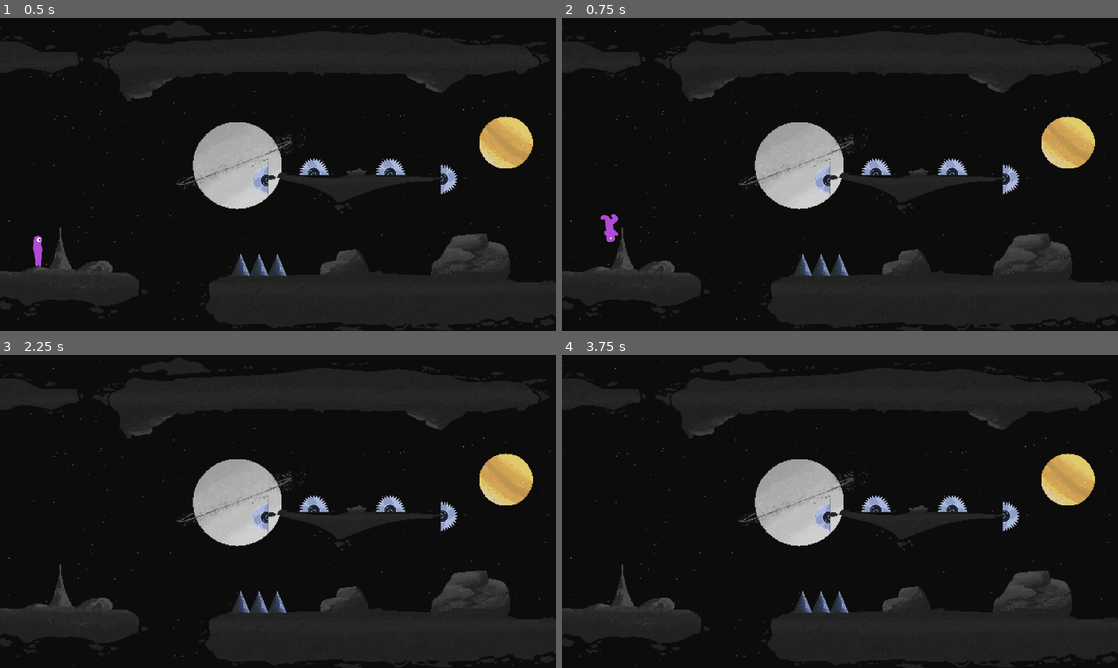
Above: before the commit, frames 1-4 (two rows, left to right).
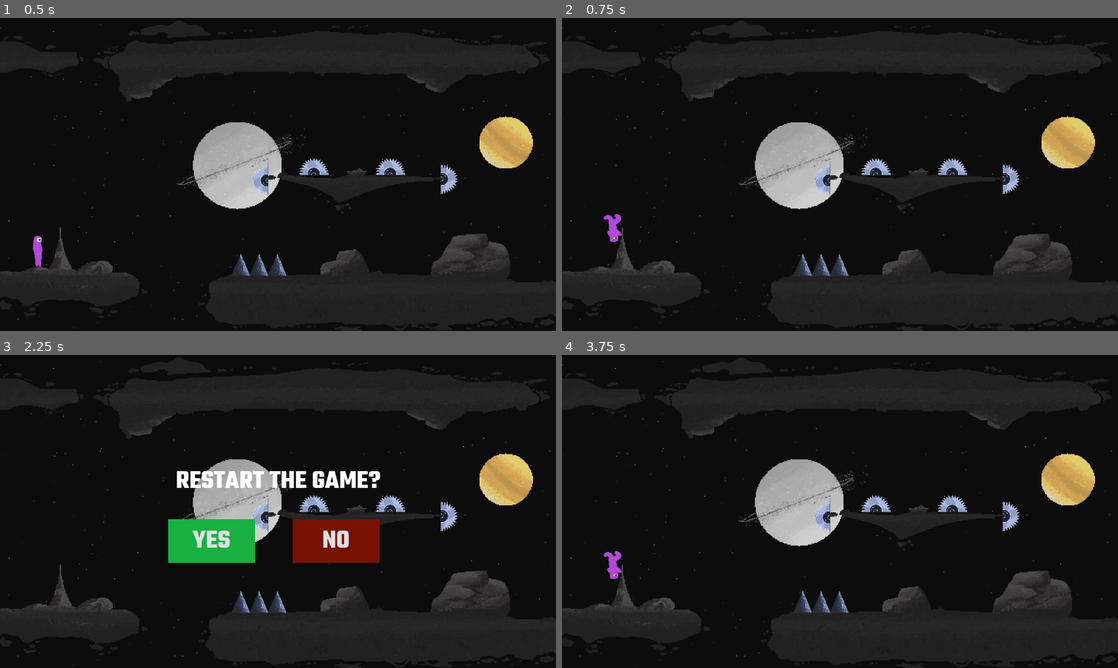
Above: after the commit, the same moments.

Repository: SullKanaeru/space-platform-game
Game: Godot game, scene res://scenes/main.tscn
The game is run twice, just before and just after one commit, with the same random seed, the same clock (stepped at 60 frames per second) and the same inputs.
Inputs (mouse positions are in pixels of both pictures, inside the frame that each line leads up to):
- Up to frame 1 (0.5 s): no input
- Up to frame 2 (0.75 s): tap Enter at 0.5 s; hold D (right) from 0.53 s (still down); tap Space (jump) at 0.6 s
- Up to frame 3 (2.25 s): tap Space (jump) at 0.77, 1.07, 1.35, 1.52, 1.82, 2, 2.1 s; release D (right) at 2.03 s; hold A (left) from 2.03 s (still down)
- Up to frame 4 (3.75 s): release A (left) at 2.75 s; click (773, 539) at 2.75 s, where only the run after the commit has a clickable "YES"; tap Enter at 3.5 s; hold D (right) from 3.53 s (still down); tap Space (jump) at 3.6 s

Frame 1 is identical in both runs. In frame 2, 0.1% of the frame differs, in the area x 6-11%, y 62-72%; in frame 3, 5.7%, in the area x 30-69%, y 37-67%; in frame 4, 0.2%.

Commit message:
Feat: # Handle game over when character exits screen

Diff:
--- a/scenes/player.tscn
+++ b/scenes/player.tscn
@@ -211,7 +211,7 @@
 }]
 
 [sub_resource type="RectangleShape2D" id="RectangleShape2D_qlg0r"]
-size = Vector2(130.00003, 224.58337)
+size = Vector2(80.000046, 224.58337)
 
 [node name="Player" type="CharacterBody2D"]
 scale = Vector2(0.1, 0.1)
@@ -222,12 +222,17 @@
 position = Vector2(0, 20)
 scale = Vector2(1, 0.9747024)
 sprite_frames = SubResource("SpriteFrames_t4otl")
-animation = &"idle"
+animation = &"jump"
 autoplay = "idle"
-frame_progress = 0.3064985
+frame_progress = 0.7174468
 speed_scale = 10.0
 
 [node name="CollisionShape2D" type="CollisionShape2D" parent="."]
-position = Vector2(0, 22.291649)
-scale = Vector2(0.99999946, 0.99999946)
+position = Vector2(0, 22.291647)
+scale = Vector2(0.99999934, 0.99999934)
 shape = SubResource("RectangleShape2D_qlg0r")
+
+[node name="VisibleOnScreenNotifier2D" type="VisibleOnScreenNotifier2D" parent="."]
+rect = Rect2(-39.999996, -89.99999, 79.99999, 219.99997)
+
+[connection signal="screen_exited" from="VisibleOnScreenNotifier2D" to="." method="_on_visible_on_screen_notifier_2d_screen_exited"]
--- a/scripts/game_over.gd
+++ b/scripts/game_over.gd
@@ -1,21 +1,17 @@
-extends Node2D # Sesuaikan dengan tipe node root GameOver kamu (bisa Control/CanvasLayer/Node2D)
+extends Node2D
 
 func _ready():
-	# Menghubungkan tombol ke fungsi (bisa juga via tab Node di editor)
+	# Connect button to each function
 	$yes_button.pressed.connect(_on_yes_pressed)
 	$no_button.pressed.connect(_on_no_pressed)
 
 func _on_yes_pressed():
-	# 1. PENTING: Kembalikan kecepatan waktu ke normal
-	# Karena di player.gd kamu set ke 0.5, kalau tidak direset game baru bakal slow motion.
+
 	Engine.time_scale = 1.0
 
-	# 2. Buka Pause
 	get_tree().paused = false
 
-	# 3. Reload Scene saat ini
 	get_tree().reload_current_scene()
 
 func _on_no_pressed():
-	# Force close aplikasi
 	get_tree().quit()
--- a/scripts/main.gd
+++ b/scripts/main.gd
@@ -1,23 +1,21 @@
 extends Node2D
 
 func _ready() -> void:
-	# Panggil fungsi setup game baru
+	# Call the new_game function every time the game starts.
 	new_game()
 
-	# CARI PLAYER DAN SAMBUNGKAN SIGNAL
-	# Sesuaikan path ini dengan posisi Player kamu di Scene Tree
-	# Jika Player ada di dalam LevelRoot langsung:
+	# Prepare signal
 	var player = $LevelRoot/Player
 
-	# Sambungkan signal 'player_has_died' dari script player ke fungsi 'game_over' di sini
+	# Connect signal
 	if player:
 		player.player_has_died.connect(game_over)
 
 func new_game() -> void:
 	$GameOver.hide()
-	# Pastikan game tidak dalam kondisi pause saat mulai
+	# Make sure the game is not paused when it starts.
 	get_tree().paused = false
 
 func game_over() -> void:
-	# Munculkan layar Game Over
+	# Show gameover
 	$GameOver.show()
--- a/scripts/player.gd
+++ b/scripts/player.gd
@@ -69,9 +69,13 @@
 	var knockback_dir_y = -1 * gravity_direction
 	velocity = Vector2(-200, 400 * knockback_dir_y)
 
-	# 2. Kirim sinyal ke Main bahwa player mati SEBELUM pause
+	# Send signal to Main if the player is dead
 	await get_tree().create_timer(0.5).timeout
 
 	# Pause game
 	get_tree().paused = true
 	player_has_died.emit()
+
+# Handle game over when character exits screen
+func _on_visible_on_screen_notifier_2d_screen_exited() -> void:
+	die()
